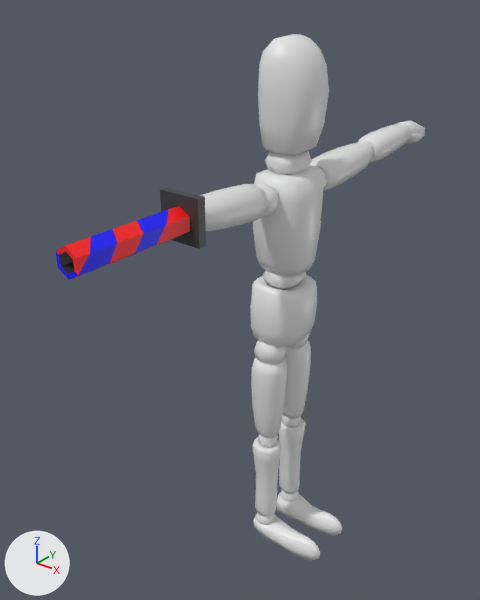
Two versions of the Blender file rocketManX.blend, one commit apart.
Rendered twice from a camera (50 mm lens) standing at (2.51, -3.66, 4.32) and looking at (-0.27, -0.18, 2.16). The axes (+X, +Y, +Z) are drawn at lower left. The lights are the same throughout. The picture after the commit comes second.
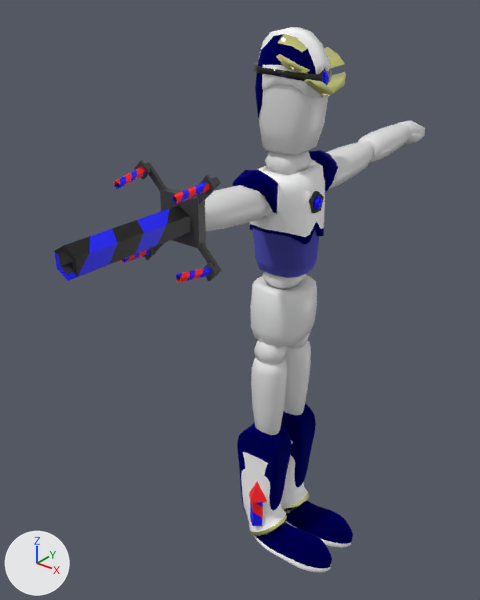
The change, as a list of edits to the scene's bpy script:
```text
Add ob_falcon_armor_shot:
    ob_falcon_armor_shot = bpy.data.objects.new('falcon armor shot', me_cube_019)  # 46 vertices, 44 faces; spans x -0.08..0.08, y -1.867..-1.057, z 1.072..1.258; in mat_rocketgray (dark grey #3c3c3c), mat_rocket_black (black #000000), mat_rocketblue (blue #0000ff)
    ob_falcon_armor_shot.location = (0.0, 0.0, 1.914)
Add ob_big_laser:
    ob_big_laser = bpy.data.objects.new('big Laser', me_cube_016)  # 280 vertices, 264 faces; spans x -0.303..0.306, y -1.327..-1.036, z 0.555..1.163; in mat_rocketgray (dark grey #3c3c3c), mat_rocketred (red #ff1117), mat_rocketblue (blue #0000ff)
    ob_big_laser.location = (0.0, 0.0, 2.231)
Add ob_slow_fall:
    ob_slow_fall = bpy.data.objects.new('slow fall', me_cube_013)  # 49 vertices, 45 faces; spans x -0.12..0.729, y -0.009..0.343, z -0.02..0.228; in mat_white_hat (white #ffffff), mat_blue_hat (blue #000088); modifiers SUBSURF, MIRROR
    ob_slow_fall.location = (0.0, 0.0, 0.001)
Add ob_hyper_dash:
    ob_hyper_dash = bpy.data.objects.new('hyper dash', me_cube_012)  # 44 vertices, 40 faces; spans x -0.229..0.231, y -0.013..0.358, z -0.029..1.148; in mat_white_hat (white #ffffff), mat_blue_hat (blue #000088), mat_light_gold (beige #ffffa5); modifiers SUBSURF, MIRROR
    ob_hyper_dash.location = (0.0, 0.0, 0.001)
Add ob_rocket_boots:
    ob_rocket_boots = bpy.data.objects.new('rocket boots', me_cylinder_006)  # 21 vertices, 20 faces; spans x -1.49..1.49, y 3.12..6.11, z 1.72..5.14; in mat_rocketred (red #ff1117), mat_rocketblue (blue #0000ff); modifiers MIRROR
    ob_rocket_boots.location = (0.0, 0.0, 0.0)
    ob_rocket_boots.scale = (0.0628, 0.0628, 0.134)
Add ob_blue_crystal:
    ob_blue_crystal = bpy.data.objects.new('blue crystal', me_cylinder_005)  # 25 vertices, 22 faces; spans x -0.0601..0.0862, y -0.0769..0.0622, z 0.0159..0.0721; in mat_metal (dark grey #434343), mat_blue_gem (blue #0000ff)
    ob_blue_crystal.location = (0.198, 0.005, 2.982)
    ob_blue_crystal.rotation_euler = (-1.571, 1.237, -1.571)  # degrees (-90, 71, -90)
Add ob_reduced_damage_armor:
    ob_reduced_damage_armor = bpy.data.objects.new('reduced damage armor', me_cube_008)  # 392 vertices, 412 faces; spans x -0.249..0.249, y -0.522..0.522, z 0.529..1.306; in mat_white_hat (white #ffffff), mat_light_blue_metal (blue #7777ff), mat_blue_hat (blue #000088)
    ob_reduced_damage_armor.location = (0.0, 0.0, 1.914)
Add ob_blue_headband:
    ob_blue_headband = bpy.data.objects.new('blue headband', me_cube_006)  # 109 vertices, 87 faces, 1 loose edge; spans x -0.191..0.271, y -0.239..0.239, z 1.759..1.924; in mat_metal (dark grey #434343), mat_blue_gem (blue #0000ff)
    ob_blue_headband.location = (0.0, 0.0, 1.914)
Add ob_atraction_hat:
    ob_atraction_hat = bpy.data.objects.new('atraction hat', me_cube_002)  # 362 vertices, 371 faces; spans x -0.187..0.319, y -0.276..0.276, z 1.543..2.132; in mat_white_hat (white #ffffff), mat_blue_hat (blue #000088), mat_light_gold (beige #ffffa5)
    ob_atraction_hat.location = (0.0, 0.0, 1.914)
```

Where the change shows, as pixel boxes [x1, y1, x2, y2] in the pictures (480 x 600 px):
'reduced damage armor', added: after [232, 150, 338, 278]
'hyper dash', added: after [237, 404, 316, 536]
'falcon armor shot', added: after [54, 205, 190, 281]
'atraction hat', added: after [255, 27, 346, 118]
'slow fall', added: after [253, 501, 353, 573]
'big Laser', added: after [114, 160, 222, 282]
'blue headband', added: after [253, 63, 332, 85]
'rocket boots', added: after [249, 482, 267, 526]
'blue crystal', added: after [309, 191, 324, 213]
